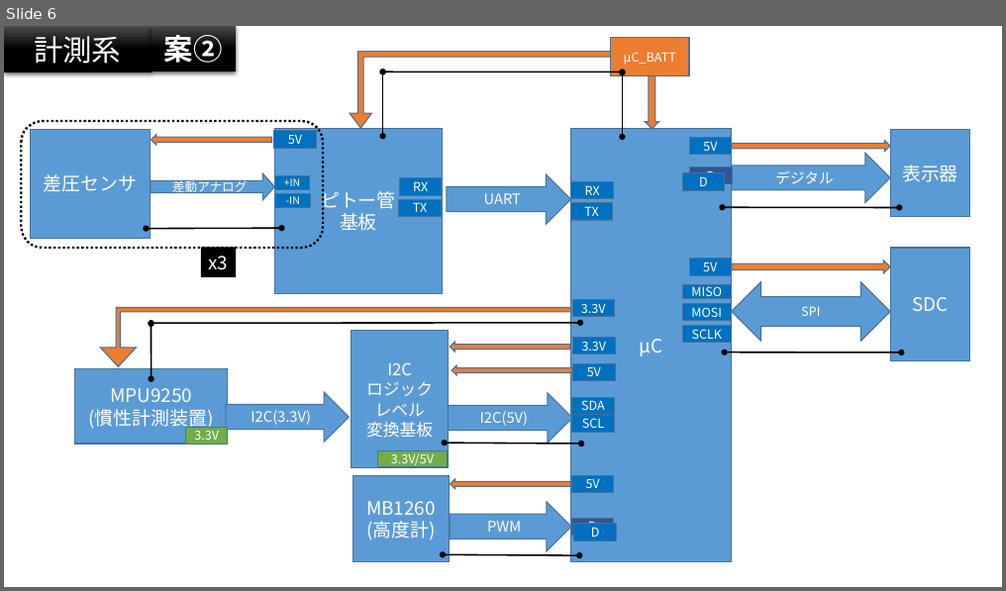
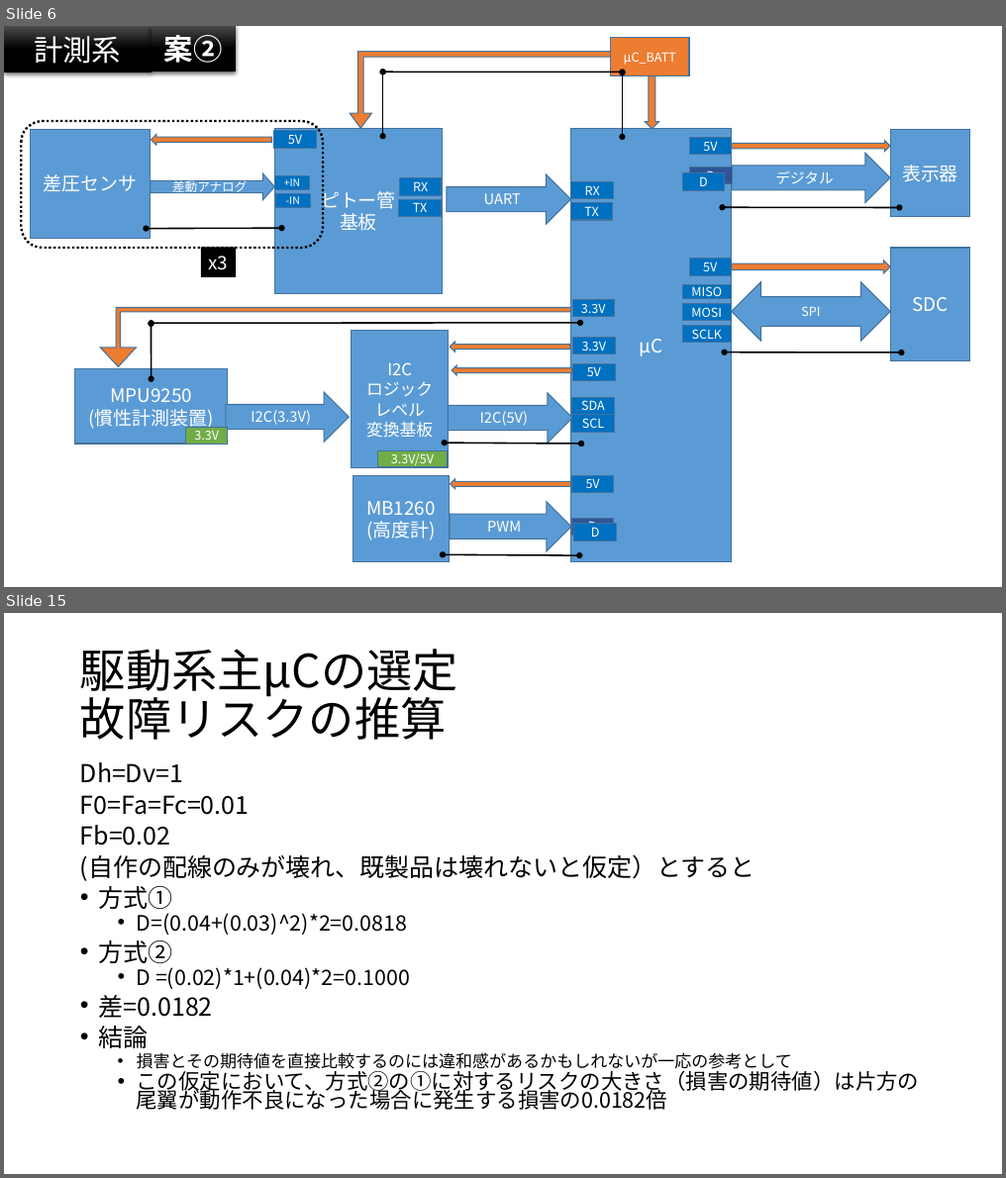
Before and after one commit to TORICA/avio17, a slide deck: 電装全体構成_TORICA_17_LUMINOUS.pptx. Shown one above the other, each under a label of ours: slide 6 before the commit, slides 6 and 15 after it; the slides between them are not shown. The pictures are 1006x591 and 1006x1178 pixels, drawn with LibreOffice and Linux fonts; fonts in the diff are those of the drawing. Boxes give left, top, right and bottom in pixels: in the first picture for what was removed or moved away, otherwise in the second. Text is boxed around its words. In the diff, an @@ line names an element or a change of style, - is before the commit and + after.

```diff
--- a/電装全体構成_TORICA_17_LUMINOUS.pptx
+++ b/電装全体構成_TORICA_17_LUMINOUS.pptx
@@ slide 15 added at bbox=[4, 613, 1002, 1174], background #FFFFFF @@
@@ title added at bbox=[80, 649, 458, 740], 44 pt, text #000000 @@
+駆動系主μCの選定
+故障リスクの推算
@@ text added at bbox=[80, 762, 920, 1110], 20.4 pt, text #000000 @@
+Dh=Dv=1
+F0=Fa=Fc=0.01
+Fb=0.02
+(自作の配線のみが壊れ、既製品は壊れないと仮定）とすると
+• 方式①
+  • D=(0.04+(0.03)^2)*2=0.0818
+• 方式②
+  • D =(0.02)*1+(0.04)*2=0.1000
+• 差=0.0182
+• 結論
+  • 損害とその期待値を直接比較するのには違和感があるかもしれないが一応の参考として
+  • この仮定において、方式②の①に対するリスクの大きさ（損害の期待値）は片方の尾翼が動作不良になった場合に発生する損害の0.0182倍
```
Also in this commit, not shown: 1 slide changed, 9 other slides added, 1 slide removed, 1 other file.
